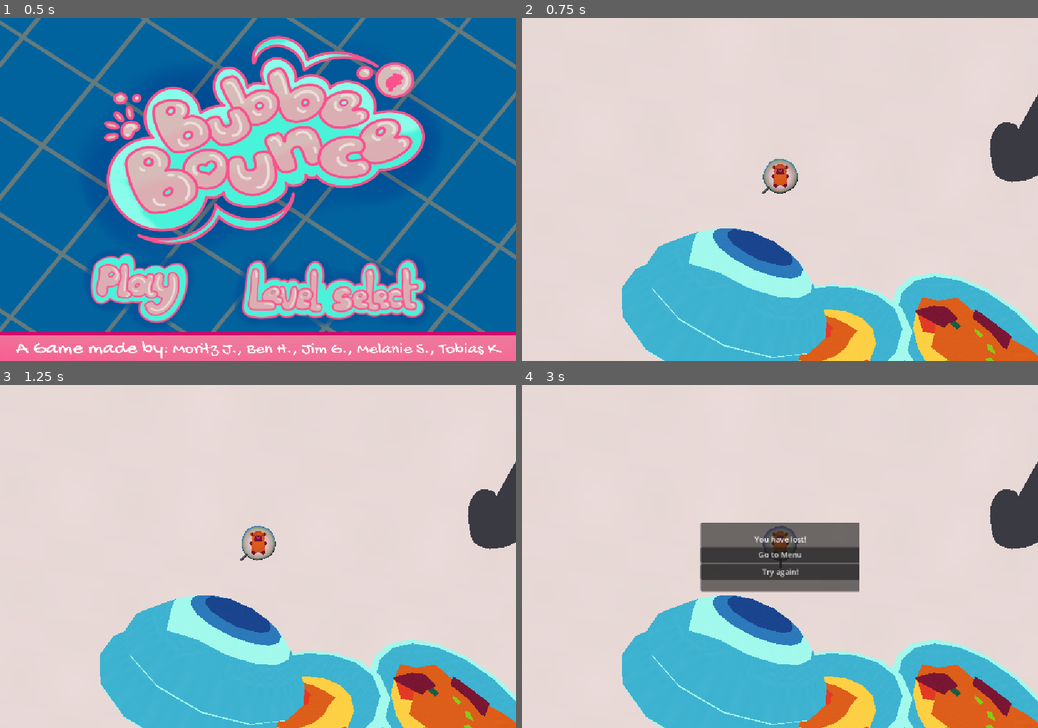
Above: before the commit, frames 1-4 (two rows, left to right).
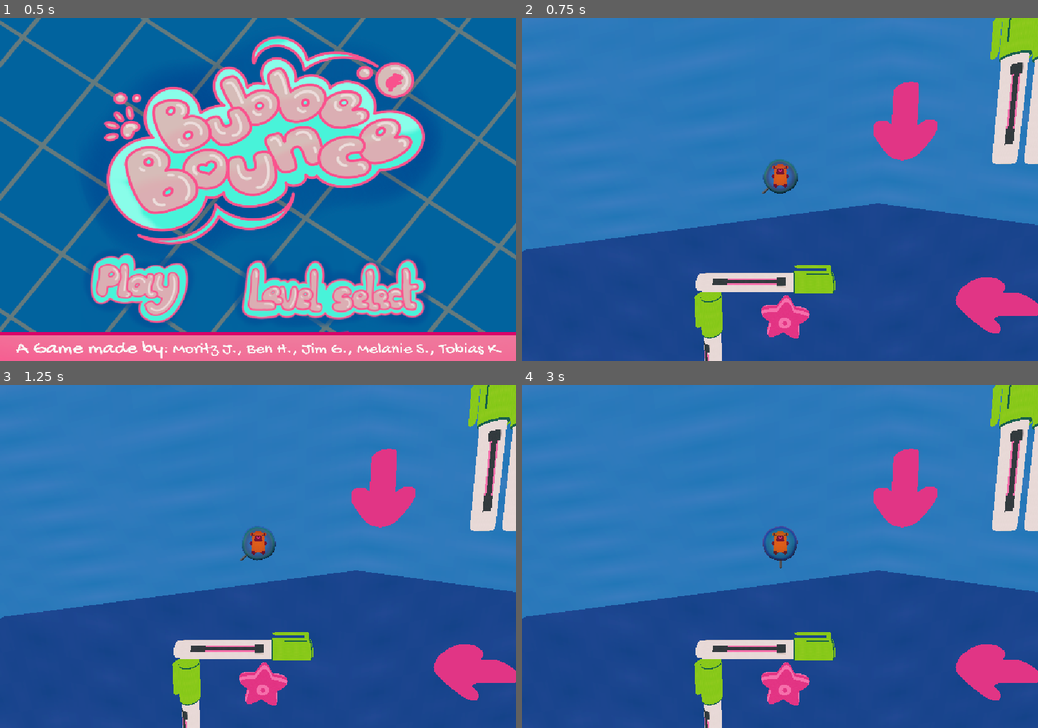
Above: after the commit, the same moments.

Repository: Mastermori/BubbeBounce
Game: Godot game, scene res://MainScene.tscn
Same seed, same stepped clock (60 frames per second), same inputs: the game is played once before the commit and once after it.
Inputs (mouse positions are in pixels of both pictures, inside the frame that each line leads up to):
- Up to frame 1 (0.5 s): no input
- Up to frame 2 (0.75 s): click (661, 288) at 0.5 s
- Up to frame 3 (1.25 s): no input
- Up to frame 4 (3 s): tap Enter (ui_accept) at 1.25, 1.52, 2.27 s; move the mouse to (893, 539) at 1.27 s; press the mouse at (893, 539) at 1.28 s; hold D (move_right) 1.28-2.03 s; move the mouse to (676, 573) at 2.02 s; release the mouse at (676, 573) at 2.03 s; hold A (move_left) 2.03-2.75 s; click (676, 573) at 2.1 s; click "Try again!" at 2.75 s

Frame 1 is identical in both runs. In frame 2, 98% of the frame differs, in the area x 0-100%, y 0-100%; in frame 3, 98%; in frame 4, 98%.

Commit message:
map order

Diff:
--- a/levels/base_level.tscn
+++ b/levels/base_level.tscn
@@ -19,7 +19,7 @@
 tonemap_mode = 2
 glow_enabled = true
 
-[node name="BaseLevel" type="Node3D"]
+[node name="BaseLevel2" type="Node3D"]
 script = ExtResource("1_ew5uy")
 metadata/name = ""
 
--- a/levels/test_level.tscn
+++ b/levels/test_level.tscn
@@ -6,7 +6,7 @@
 [ext_resource type="PackedScene" uid="uid://b7avn13w71ywo" path="res://platforms/switch.tscn" id="8_wndkh"]
 [ext_resource type="PackedScene" uid="uid://ssrvf2bwr3od" path="res://platforms/energy.tscn" id="12_0vv12"]
 
-[node name="BaseLevel" instance=ExtResource("1_46lwt")]
+[node name="BaseLevel2" instance=ExtResource("1_46lwt")]
 metadata/name = "Level 1"
 
 [node name="DirectionalLight3D" parent="." index="0"]
--- a/singletons/scene_manager.gd
+++ b/singletons/scene_manager.gd
@@ -6,7 +6,7 @@
 var current_level: Node3D
 var current_level_index: int = -1
 
-var levels: Array[PackedScene] = [preload("res://levels/ben_02.tscn"), preload("res://levels/test_level.tscn"), preload("res://levels/ben_01.tscn")]
+var levels: Array[PackedScene] = [preload("res://levels/ben_03.tscn"), preload("res://levels/ben_01.tscn"), preload("res://levels/test_level.tscn"), preload("res://levels/ben_04.tscn"), preload("res://levels/ben_02.tscn")]
 
 func _ready() -> void:
 	Globals.scene_manager = self
Not shown: 1 places in player/player.tscn that only renumber resources
